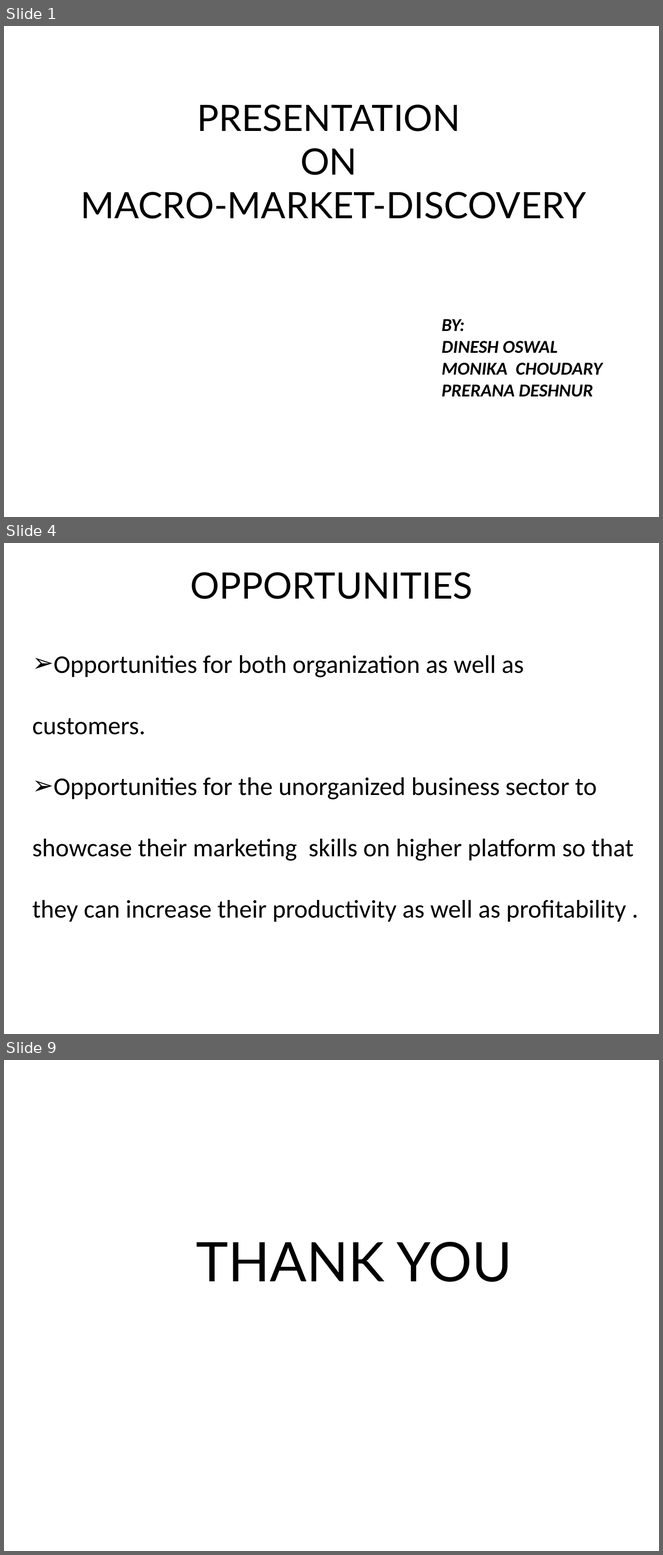
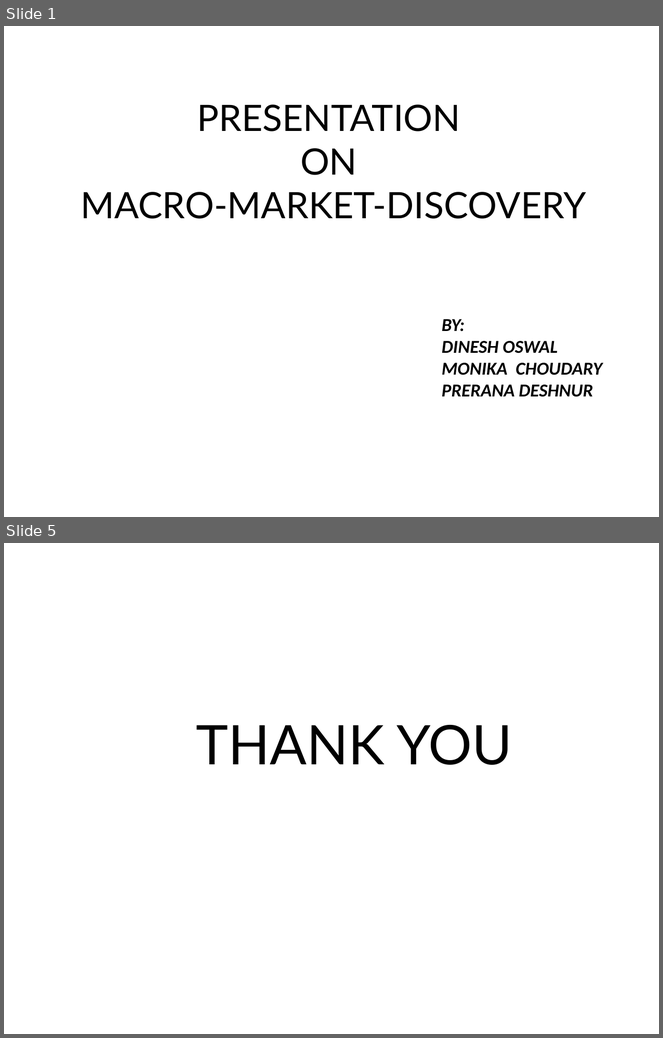
Before and after one commit to dineshoswal333/Playground, a slide deck: finalproject/team1/Macromarketdiscovery/debriefingppt/Team1_Macromarketdiscovery_Dinesh_Presentation.pptx. Shown one above the other, each under a label of ours: slides 1, 4 and 9 before the commit, slides 1 and 5 after it; the slides between them are not shown. The pictures are 663x1555 and 663x1038 pixels, drawn with LibreOffice and Linux fonts; fonts in the diff are those of the drawing. Boxes give left, top, right and bottom in pixels: in the first picture for what was removed or moved away, otherwise in the second. Text is boxed around its words. In the diff, an @@ line names an element or a change of style, - is before the commit and + after.

```diff
--- a/finalproject/team1/Macromarketdiscovery/debriefingppt/Team1_Macromarketdiscovery_Dinesh_Presentation.pptx
+++ b/finalproject/team1/Macromarketdiscovery/debriefingppt/Team1_Macromarketdiscovery_Dinesh_Presentation.pptx
@@ slide 4 removed at [4, 543, 659, 1034], background #FFFFFF @@
@@ text removed at [191, 572, 473, 599] @@
-OPPORTUNITIES
@@ text removed at [32, 655, 634, 922] @@
-➢ Opportunities for both organization as well as customers.
-➢ Opportunities for the unorganized business sector to showcase their marketing skills on higher platform so that they can increase their productivity as well as profitability .
@@ what was slide 9 is now slide 5 @@
```
Also in this commit, not shown: 3 slides added, 6 other slides removed, 38 other files.
